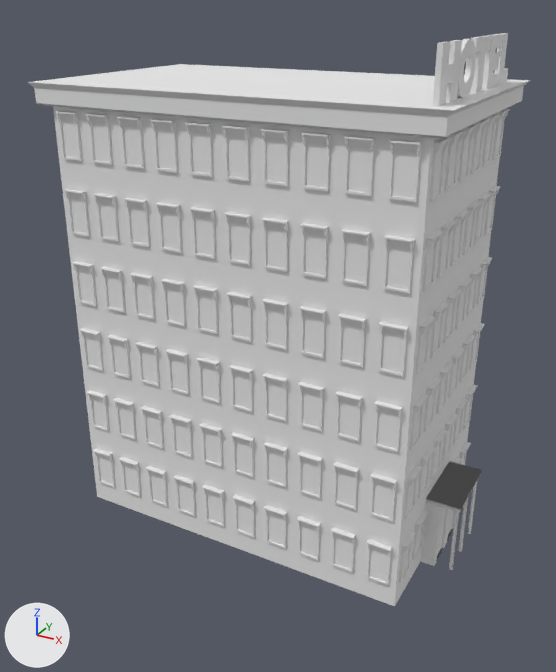
Before and after pictures for a commit that changed the Blender file Blender/Outdoor/Structures/hotel.blend.
Rendered twice from a 50 mm camera at (9.84, -18.09, 14.48) aimed at (0.21, -0.58, 5.73). Lighting does not change. The marker at lower left points along +X, +Y and +Z.

The older version as bpy lines, for what is in view:
```python
ob_cube = bpy.data.objects.new('Cube', me_cube)
ob_cube.location = (0.0, 0.0, 1.0)
ob_cube.scale = (2.5, 1.5, 1.0)
ob_cube_001 = bpy.data.objects.new('Cube.001', me_cube_001)
ob_cube_001.location = (5.0, -2.3, 13.1)
ob_cube_005 = bpy.data.objects.new('Cube.005', me_cube_005)
ob_cube_005.location = (5.0, 0.0, 13.1)
ob_cube_006 = bpy.data.objects.new('Cube.006', me_cube_004)
ob_cube_006.location = (0.5, -3.02, 1.25)
ob_cube_006.scale = (-1.0, -1.0, 1.0)
ob_cube_011 = bpy.data.objects.new('Cube.011', me_cube_004)
ob_cube_011.location = (5.02, 0.5, 1.25)
ob_cube_011.rotation_euler = (0.0, 0.0, -1.571)  # degrees (0, 0, -90)
ob_cube_012 = bpy.data.objects.new('Cube.012', me_cube_009)
ob_cube_012.location = (5.2, 0.0, 1.0)
ob_cube_012.rotation_euler = (0.0, 0.0, -1.571)  # degrees (0, 0, -90)
ob_cube_012.scale = (-1.0, -1.0, 1.0)
ob_cube_013 = bpy.data.objects.new('Cube.013', me_cube_006)
ob_cube_013.location = (5.0, 1.25, 13.1)
ob_cube_014 = bpy.data.objects.new('Cube.014', me_cube_007)
ob_cube_014.location = (5.0, 2.3, 13.1)
ob_cylinder_001 = bpy.data.objects.new('Cylinder.001', me_cylinder_001)
ob_cylinder_001.location = (5.0, -1.1, 13.1)
ob_cylinder_001.rotation_euler = (0.0, 1.571, 0.0)  # degrees (0, 90, 0)
# also in view: 'Cube.010' at (5.07, -1.5, 6.25); 'Cube.007' at (-2.5, -3.07, 6.25); 'Cube.002' at (0.0, 0.0, 12.25)
```
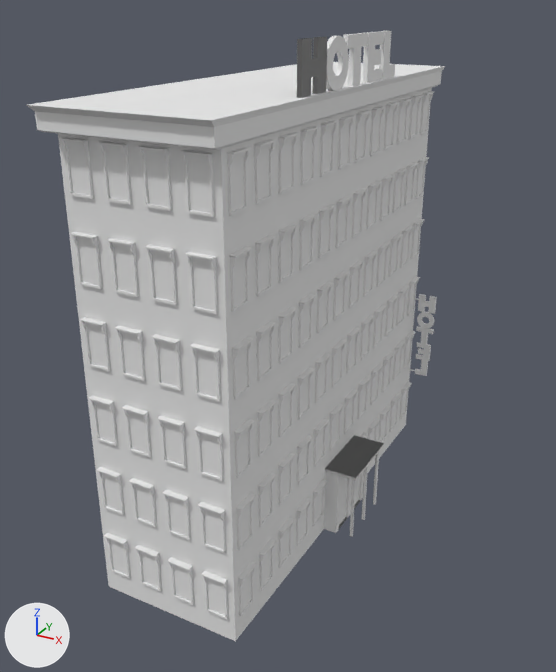
Changed parts and their boxes [x1, y1, x2, y2] in the pictures (556 x 672 px):
'Cube', rescaled (16% narrower, 11% taller): before [53, 106, 500, 606]; after [58, 88, 432, 641]
'Cube.006', moved, modifiers changed: before [222, 125, 422, 586]; after [138, 146, 228, 620]
'Cube.007', moved, modifiers changed: before [54, 111, 225, 527]; after [59, 137, 161, 591]
'Cube.010', moved, modifiers changed: before [399, 124, 477, 583]; after [227, 115, 356, 616]
'Cube.002', rescaled (17% narrower, 19% taller): before [27, 64, 531, 138]; after [26, 62, 445, 150]
'Cube.011', moved, modifiers changed: before [442, 109, 510, 465]; after [344, 91, 434, 443]
'Cube.012', moved: before [420, 461, 482, 570]; after [324, 435, 384, 537]
'Cube.001', moved: before [432, 40, 462, 107]; after [297, 37, 327, 98]
'Cylinder.001', moved: before [457, 39, 476, 98]; after [326, 36, 349, 91]
'Cube.013', moved: before [482, 34, 503, 89]; after [362, 31, 384, 83]
'Cube.005', moved: before [471, 36, 491, 93]; after [343, 33, 368, 86]
'Cylinder', added: after [410, 294, 437, 376]
'Cube.014', moved: before [494, 33, 508, 85]; after [379, 31, 395, 79]

What the commit changed:
Mesh me_cylinder is new.
It has 340 vertices, 186 faces and spans x -0.19..2.81, y -0.04..0.02, z -0.1..0.63.
Object 'Cube' (ob_cube) is rescaled from (2.5, 1.5, 1.0) to (1.0, 3.0, 1.0).
Object 'Cube.001' (ob_cube_001) moves from (5.0, -2.3, 13.1) to (2.0, -2.3, 13.1).
Object 'Cylinder.001' (ob_cylinder_001) moves from (5.0, -1.1, 13.1) to (2.0, -1.1, 13.1).
Object 'Cube.005' (ob_cube_005) moves from (5.0, 0.0, 13.1) to (2.0, 0.0, 13.1).
Object 'Cube.013' (ob_cube_013) moves from (5.0, 1.25, 13.1) to (2.0, 1.25, 13.1).
Object 'Cube.014' (ob_cube_014) moves from (5.0, 2.3, 13.1) to (2.0, 2.3, 13.1).
Object 'Cube.012' (ob_cube_012) moves from (5.2, 0.0, 1.0) to (2.2, 0.0, 1.0).
Object 'Cube.011' (ob_cube_011) moves from (5.02, 0.5, 1.25) to (2.02, 0.5, 1.25).
Object 'Cube.011' (ob_cube_011) has a ARRAY modifier named 'Array'.
On modifier 'Array' of object 'Cube.011' (ob_cube_011), count goes from 3 to 6.
Object 'Cube.010' (ob_cube_010) moves from (5.02, -0.5, 1.25) to (2.02, -0.5, 1.25).
Object 'Cube.010' (ob_cube_010) has a ARRAY modifier named 'Array'.
On modifier 'Array' of object 'Cube.010' (ob_cube_010), count goes from 3 to 6.
Object 'Cube.007' (ob_cube_007) moves from (-0.5, -3.02, 1.25) to (-0.5, -6.02, 1.25).
Object 'Cube.007' (ob_cube_007) has a ARRAY modifier named 'Array'.
Modifier setting removed (it was count = 5).
Object 'Cube.006' (ob_cube_006) moves from (0.5, -3.02, 1.25) to (0.5, -6.02, 1.25).
Object 'Cube.006' (ob_cube_006) has a ARRAY modifier named 'Array'.
Modifier setting removed (it was count = 5).
Object 'Cube.002' (ob_cube_002) is rescaled from (2.5, 1.5, 1.0) to (1.0, 3.0, 1.0).
Object 'Cylinder' (ob_cylinder) is new; it shows me_cylinder.
Its location is (2.11, 5.95, 5.0).
Its rotation in degrees is (0, 90, 0).
